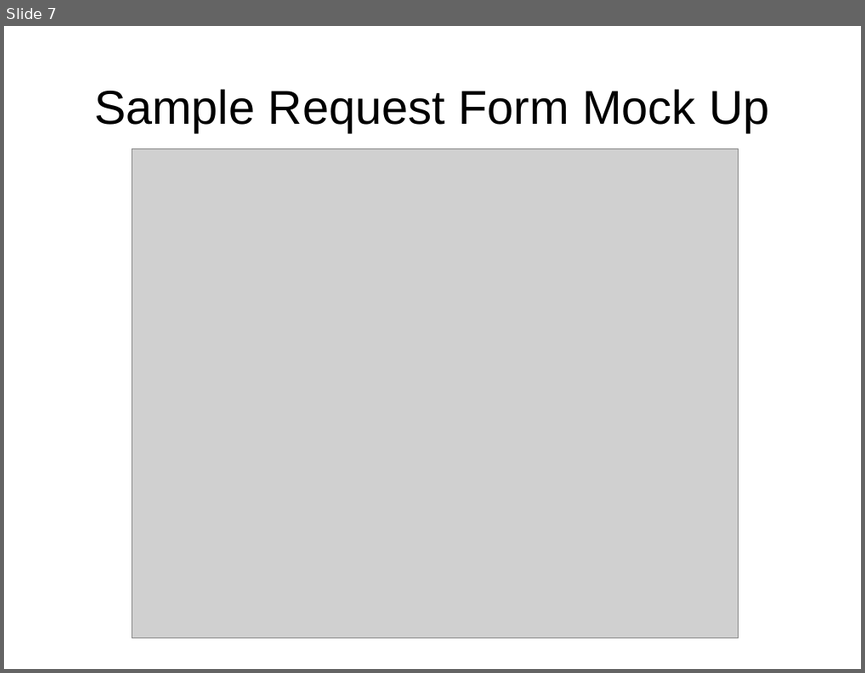
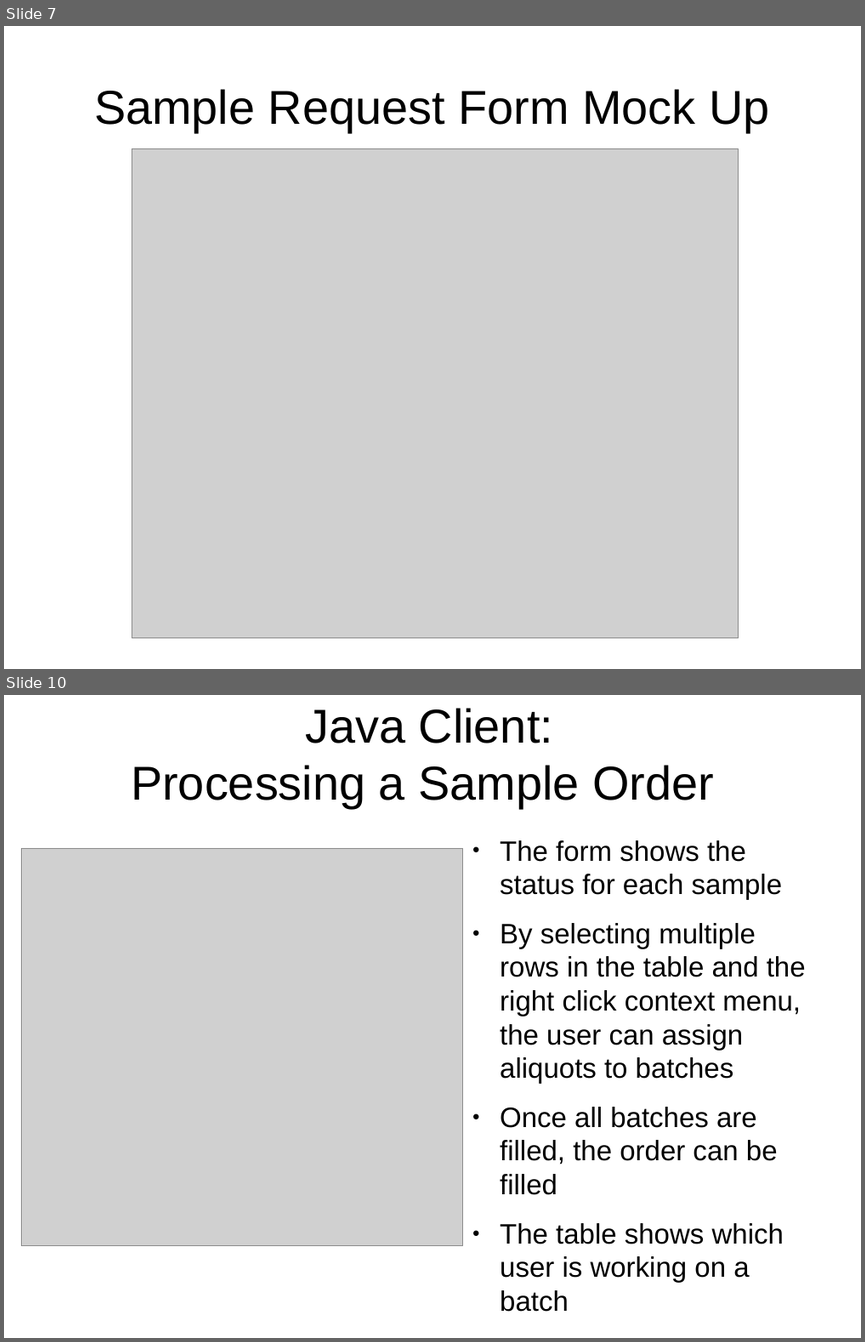
Before and after one commit to CBSR-Biobank/biobank, a slide deck: docs/sampleRequestFlowcharts.odp. Shown one above the other, each under a label of ours: slide 7 before the commit, slides 7 and 10 after it; the slides between them are not shown. The pictures are 865x673 and 865x1342 pixels, drawn with LibreOffice and Linux fonts; fonts in the diff are those of the drawing; grey boxes stand for pictures. Boxes give left, top, right and bottom in pixels: in the first picture for what was removed or moved away, otherwise in the second. Text is boxed around its words. In the diff, an @@ line names an element or a change of style, - is before the commit and + after.

Commit message:
more content for sample request feature

```diff
--- a/docs/sampleRequestFlowcharts.odp
+++ b/docs/sampleRequestFlowcharts.odp
@@ slide 10 added at [4, 695, 861, 1338], background #FFFFFF @@
@@ title added at [131, 708, 714, 808], 44 pt, text #000000 @@
+Java Client:
+Processing a Sample Order
@@ text added at [500, 840, 806, 1282], 26 pt, text #000000 @@
+● The form shows the status for each sample
+● By selecting multiple rows in the table and the right click context menu, the user can assign aliquots to batches
+● Once all batches are filled, the order can be filled
+● The table shows which user is working on a batch
@@ picture added at [21, 848, 464, 1247] @@
```
Also in this commit, not shown: 2 slides changed, 4 other slides added.
